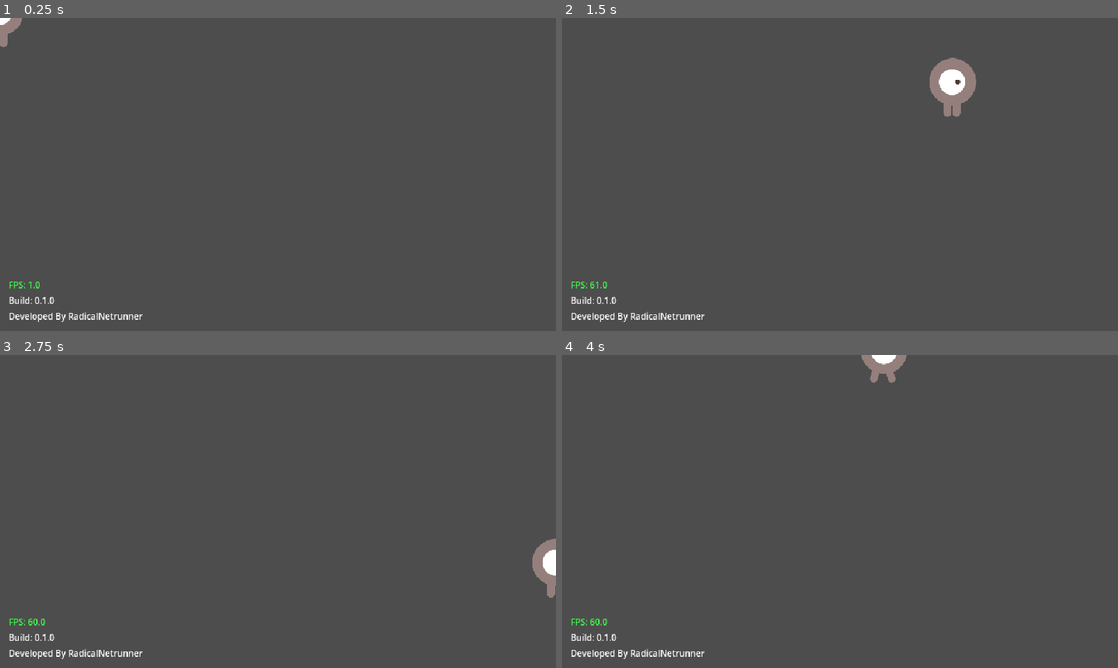
Above: before the commit, frames 1-4 (two rows, left to right).
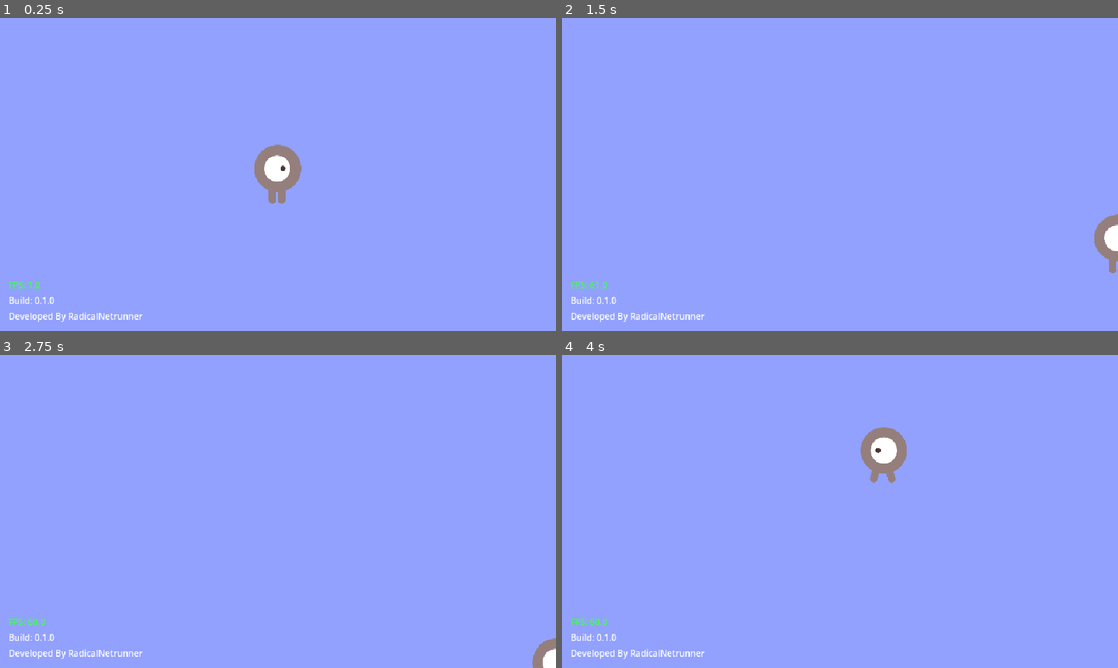
Above: after the commit, the same moments.

Repository: mcneiljv/godot-base-template
Game: Godot game, scene res://src/core/main_game/main.tscn
Same seed, same stepped clock (60 frames per second), same inputs: the game is played once before the commit and once after it.
Inputs:
- Up to frame 1 (0.25 s): no input
- Up to frame 2 (1.5 s): tap Enter at 0.5 s; hold D (move_right) 0.53-1.28 s; hold Shift (sprint) 0.53-1.28 s; hold S (move_down) from 1.28 s (still down); tap Shift (sprint) at 1.35 s
- Up to frame 3 (2.75 s): release S (move_down) at 2.03 s; hold D (move_right) from 2.03 s (still down); hold Shift (sprint) from 2.03 s (still down)
- Up to frame 4 (4 s): release D (move_right) at 2.78 s; release Shift (sprint) at 2.78 s; hold W (move_up) 2.78-3.53 s; tap Shift (sprint) at 2.85 s; hold A (move_left) from 3.53 s (still down); hold Shift (sprint) from 3.53 s (still down)

The runs differ from the first frame. In frame 1, 100% of the frame differs, in the area x 0-100%, y 0-100%; in frame 2, 100%; in frame 3, 100%; in frame 4, 100%.

Commit message:
Add level swapping logic to main_game.gd

Diff:
--- a/src/core/main_game/main_game.gd
+++ b/src/core/main_game/main_game.gd
@@ -3,11 +3,13 @@
 class_name MainGame
 extends Node
 
+# TODO: Replace with actual levels
 const TEST_LEVEL_01: String = "uid://boyhwklqb03pb"
+const TEST_LEVEL_02: String = "uid://g7uksj4hiae8"
 const PLAYER_SCENE_UID: String = "uid://c6257x7v2bcq8"
 
 var player: Player = null
-var current_level = null
+var _current_level: BaseLevel = null
 
 # Game World root nodes
 @onready var level_root: Node2D = %LevelRoot
@@ -23,6 +25,7 @@
 # Called when the node enters the scene tree for the first time.
 func _ready() -> void:
 	_init_player()
+	load_level(TEST_LEVEL_01)
 
 
 # Called every frame. 'delta' is the elapsed time since the previous frame.
@@ -42,3 +45,50 @@
 		return
 
 	entity_root.add_child(player)
+
+
+## Called for loading a level scene.
+## NOTE: The input level_scene must extend BaseLevel
+func load_level(level_scene: String) -> void:
+	# Make sure this is called during idle time
+	_deferred_load_level.call_deferred(level_scene)
+
+
+func _deferred_load_level(level_scene_uid: String) -> void:
+	if _current_level != null:
+		_current_level.queue_free()
+		_current_level = null
+
+	## Allow the old level to finish freeing before adding the new one
+	await get_tree().process_frame
+
+	var new_level_packed: PackedScene = ResourceLoader.load(level_scene_uid)
+	if new_level_packed == null:
+		push_error("Could not load level as a packed scene: " + level_scene_uid)
+		return
+
+	_current_level = new_level_packed.instantiate() as BaseLevel
+
+	if _current_level == null:
+		push_error("Loaded level is not of type BaseLevel or does not exist")
+		return
+		# FUTURE (main menu): Should have fallback scene
+
+	level_root.add_child(_current_level)
+
+	# Allow level to fully process before accessing it
+	await get_tree().process_frame
+	_place_player_at_level_spawn()
+
+
+## Finds the default spawn location in currently loaded level, and places
+## the Player at that positon.
+func _place_player_at_level_spawn() -> void:
+	if player == null:
+		push_error("Cannot place player in level because it is null")
+		return
+	if _current_level == null:
+		push_error("Cannot place player into level because level is null")
+		return
+
+	player.global_position = _current_level.get_default_player_spawn()
